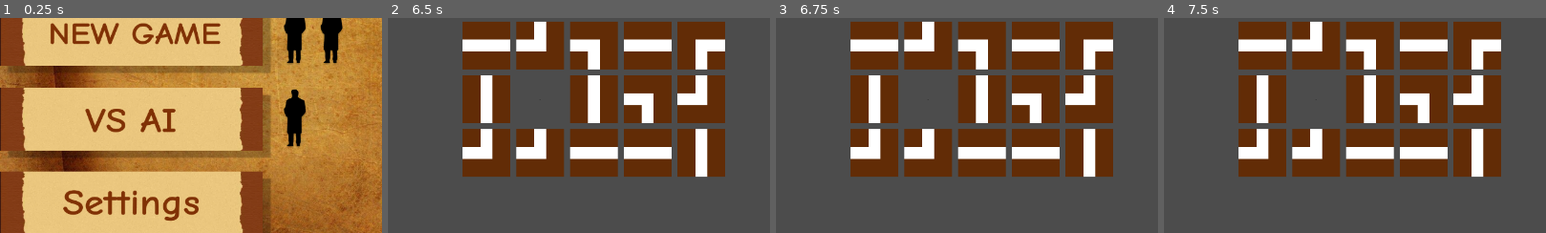
Above: before the commit, frames 1-4 (left to right).
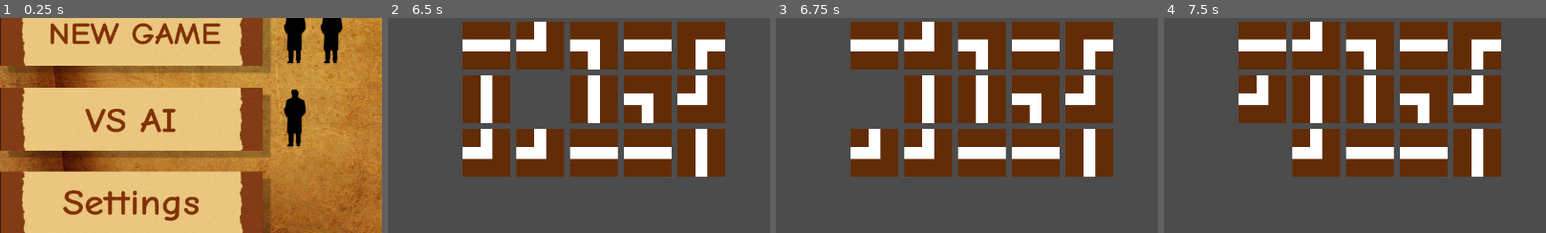
Above: after the commit, the same moments.

Repository: johnzheng0/448_Project
Game: Godot game, scene res://Scenes/MainMenu.tscn
Same seed, same stepped clock (60 frames per second), same inputs: the game is played once before the commit and once after it.
Inputs (mouse positions are % of the whole screen's width and height, from its top left):
- Up to frame 1 (0.25 s): no input
- Up to frame 2 (6.5 s): click (18, 67) at 0.5 s; tap Enter (p2_accept) at 1.25, 1.55, 2, 2.1, 3.5, 3.8, 4.35, 5, 6.05 s; hold D (p1_right) 1.28-2.03 s; tap Space (p1_accept) at 1.35, 2.75, 3.05, 3.6, 4.25, 5.3 s; hold S (p1_down) 2.03-2.78 s; tap Down (p2_down) at 2.3, 2.85, 4.55, 5.1 s; hold D (p1_right) 2.78-3.53 s; hold W (p1_up) 3.53-4.28 s; hold A (p1_left) 4.28-5.78 s; hold S (p1_down) from 5.78 s (still down); tap Left (p2_left) at 5.85 s
- Up to frame 3 (6.75 s): release S (p1_down) at 6.53 s; hold D (p1_right) from 6.53 s (still down); tap Right (p2_right) at 6.6 s
- Up to frame 4 (7.5 s): tap Down (p2_down) at 6.8 s; release D (p1_right) at 7.28 s; hold W (p1_up) from 7.28 s (still down); tap Up (p2_up) at 7.35 s
The pictures show only the part of the screen within x 0-50%, y 42-92%; the shares and areas given below are measured in that part.

Frames 1-2 are identical in both runs. In frame 3, 5.6% of the frame differs, in the area x 19-46%, y 26-49%; in frame 4, 6.1%, in the area x 19-46%, y 26-74%.

Commit message:
fixed bugs

Diff:
--- a/Cuadrado/Scenes/MainMenu.tscn
+++ b/Cuadrado/Scenes/MainMenu.tscn
@@ -8,7 +8,6 @@
 [ext_resource path="res://Sprites/UI_Component/AIButton_Hover.png" type="Texture" id=6]
 [ext_resource path="res://Sprites/UI_Component/SettingsButton.png" type="Texture" id=7]
 [ext_resource path="res://Scripts/MainMenu.gd" type="Script" id=8]
-[ext_resource path="res://Sound/musicMainMenu.mp3" type="AudioStream" id=9]
 
 [node name="MainMenu" type="Control"]
 script = ExtResource( 8 )
@@ -49,10 +48,6 @@
 texture_normal = ExtResource( 7 )
 texture_hover = ExtResource( 1 )
 
-[node name="Music" type="AudioStreamPlayer" parent="."]
-stream = ExtResource( 9 )
-volume_db = 1.0
-
 [connection signal="pressed" from="NewGameButton" to="." method="_on_NewGameButton_pressed"]
 [connection signal="pressed" from="AIButton" to="." method="_on_AIButton_pressed"]
 [connection signal="pressed" from="SettingsButton" to="." method="_on_SettingsButton_pressed"]
--- a/Cuadrado/Scripts/Board.gd
+++ b/Cuadrado/Scripts/Board.gd
@@ -47,10 +47,11 @@
 
 
 
+# Function that puts the tiles on the grid
 func grid_to_pixel(x, y):
 	return Vector2(x * x_off + x_start, y * y_off + y_start)
-#	return Vector2(x * x_off + x_off * 0.5, y * y_off + y_off * 0.5)
-
+
+# Function that draws the level grid
 func draw_level():
 	delete_level()
 
@@ -136,10 +137,25 @@
 func moveDown():
 	move(Vector2(0, -1))
 
-func freeze():
+# Function that freezes the board
+func freeze(n=0):
+	# Board frozen
 	freeze = 1
-func unfreeze():
-	freeze = 0
+	if (n > 0):
+		# n second timer
+		var t = Timer.new()
+		t.set_wait_time(n)
+		t.set_one_shot(true)
+		self.add_child(t)
+		t.start()
+		yield(t, "timeout")
+		var tNode = self.get_child(self.get_child_count()-1)
+		self.remove_child(tNode)
+		tNode.queue_free()
+		# Board unfreezes
+		freeze = 0
+
+# Function that returns if board is frozen
 func isFrozen():
 	return (freeze == 1)
 
--- a/Cuadrado/Scripts/GameTimeAttack1.gd
+++ b/Cuadrado/Scripts/GameTimeAttack1.gd
@@ -83,7 +83,6 @@
 # Function for checking input
 func check_input():
 	if (Input.is_action_just_pressed("ui_right")):
-		print(self.get_children())
 		$Board.moveRight()
 	elif (Input.is_action_just_pressed("ui_left")):
 		$Board.moveLeft()
--- a/Cuadrado/Scripts/GameVersus.gd
+++ b/Cuadrado/Scripts/GameVersus.gd
@@ -26,19 +26,7 @@
 	elif (!self.get_child(board).isFrozen()):
 		SoundController.playSound("res://Sound/wrong.mp3")
 		# Player frozen
-		self.get_child(board).freeze()
-		# 1 second timer
-		var t = Timer.new()
-		t.set_wait_time(1	)
-		t.set_one_shot(true)
-		self.add_child(t)
-		t.start()
-		yield(t, "timeout")
-		var tNode = self.get_child(self.get_child_count()-1)
-		self.remove_child(tNode)
-		tNode.queue_free()
-		# Player unfreezed
-		self.get_child(board).unfreeze()
+		self.get_child(board).freeze(1)
 
 
 # Called every frame. 'delta' is the elapsed time since the previous frame.
Not shown: 1 places in Cuadrado/Scenes/MainMenu.tscn that only renumber resources
